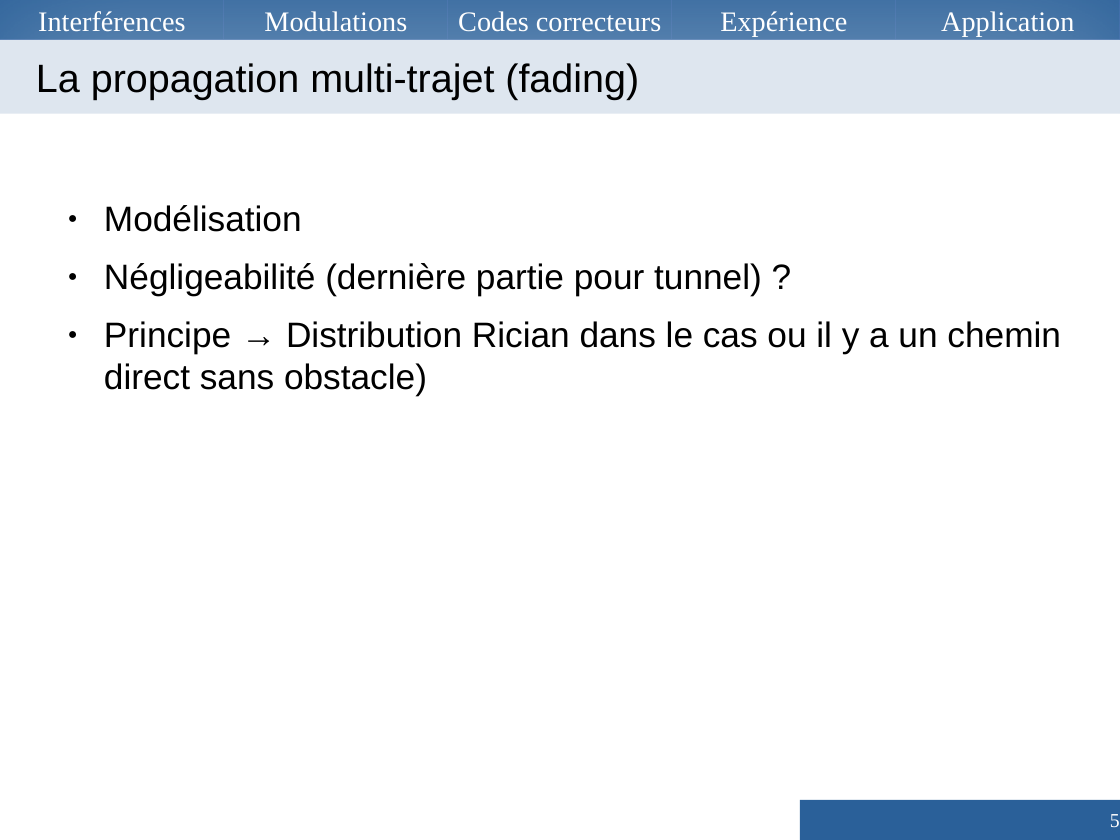
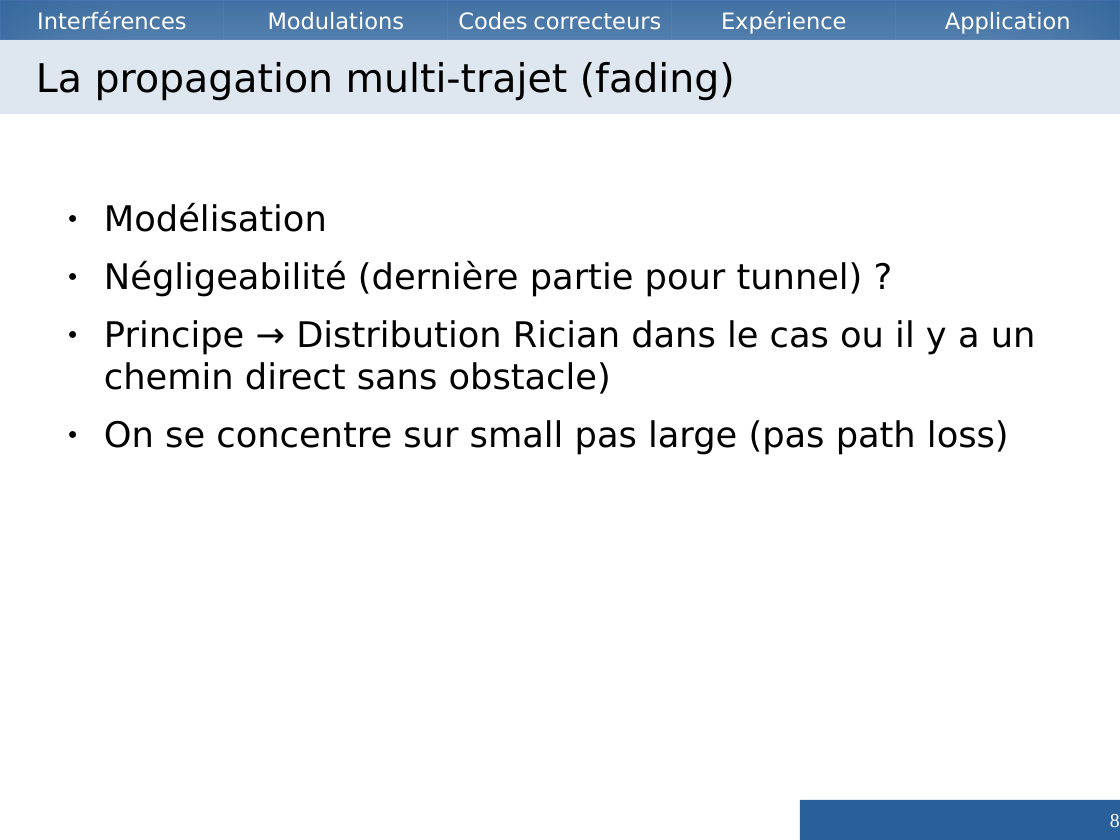
Before and after one commit to Vzrod/tipe, a slide deck: slide 8 of TIPE.odp (slide 5 before the commit). Drawn at 1120x840 pixels with LibreOffice and Linux fonts; fonts in the diff are those of the drawing. Boxes give left, top, right and bottom in pixels: in the first picture for what was removed or moved away, otherwise in the second. Text is boxed around its words. In the diff, an @@ line names an element or a change of style, - is before the commit and + after.

```diff
--- a/TIPE.odp
+++ b/TIPE.odp
@@ size 20 to 16 pt, font Times New Roman to DejaVu Sans in 5 elements at box(0, 0, 224, 40), box(224, 0, 447, 40), box(448, 0, 672, 40), box(672, 0, 895, 40), box(896, 0, 1120, 40) @@
@@ title "La propagation multi-trajet (fading)" at box(0, 40, 1120, 114): font Arial to DejaVu Sans @@
@@ text at box(104, 203, 1036, 394): font Arial to DejaVu Sans in "Modélisation", "Négligeabilité (dernière partie pour tunnel) ?", "Principe → Distribution Rician dans le cas ..." @@
@@ text at box(104, 420, 1009, 455): paragraph added @@
+● On se concentre sur small pas large (pas path loss)
@@ page number at box(1110, 814, 1120, 827): text changed @@
-5
+8
```
Also in this commit, not shown: 16 other slides changed, 19 slides added, 7 slides removed, 3 other files.
